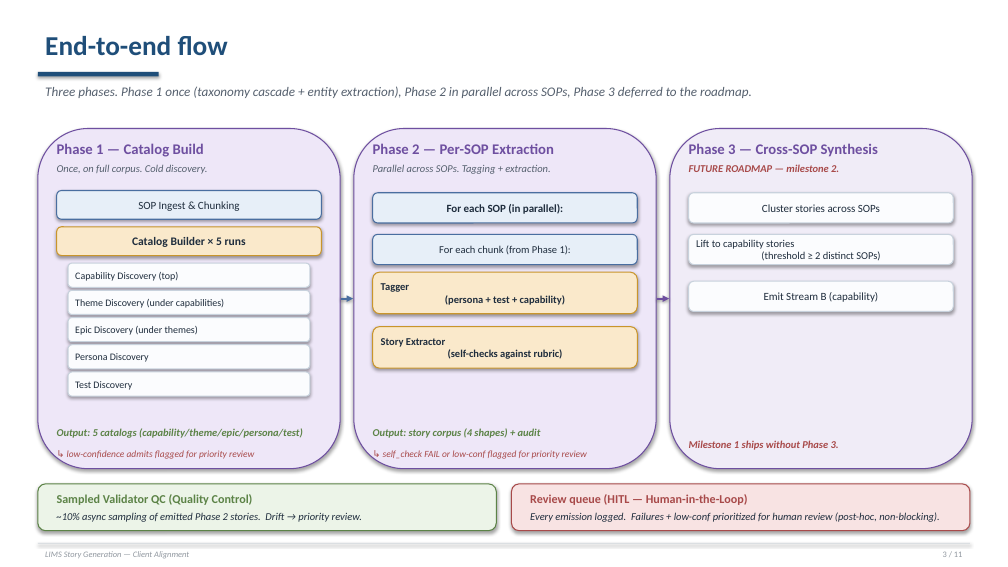
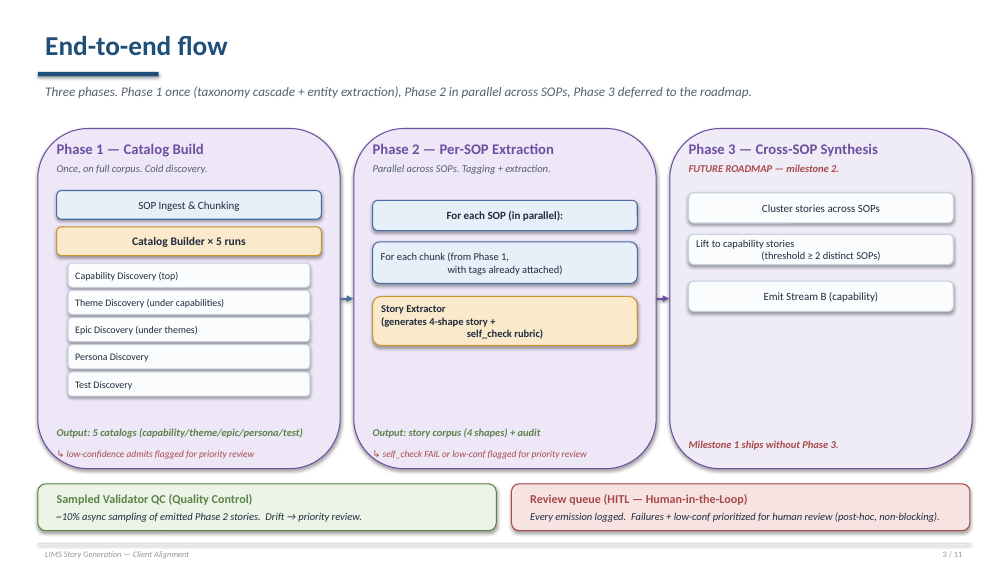
Before and after one commit to Rajneesh-Tiwari/LabReq_agent, a slide deck: slide 3 of client_alignment_deck_v2.pptx. Drawn at 1008x567 pixels with LibreOffice and Linux fonts; fonts in the diff are those of the drawing. Boxes give left, top, right and bottom in pixels: in the first picture for what was removed or moved away, otherwise in the second. Text is boxed around its words. In the diff, an @@ line names an element or a change of style, - is before the commit and + after.

```diff
--- a/client_alignment_deck_v2.pptx
+++ b/client_alignment_deck_v2.pptx
@@ rounded rectangle "For each SOP (in parallel):": place and size @@
-rounded rectangle "For each SOP (in parallel):" at (373,193,637,223)
+rounded rectangle "For each SOP (in parallel):" at (373,200,637,231)
@@ rounded rectangle "For each chunk (from Phase ...": place and size @@
-rounded rectangle "For each chunk (from Phase ..." at (373,234,637,265)
+rounded rectangle "For each chunk (from Phase ..." at (373,242,637,284)
@@ text in rounded rectangle at (381,252,562,275): text changed @@
-For each chunk (from Phase 1):
+For each chunk (from Phase 1,
+with tags already attached)
@@ rounded rectangle "Story Extractor (generates 4-shape story ...": place and size @@
-rounded rectangle "Story Extractor (generates 4-shape story ..." at (373,327,637,368)
+rounded rectangle "Story Extractor (generates 4-shape story ..." at (373,296,637,346)
@@ rounded rectangle removed at (373,272,637,314) @@
-Tagger
-(persona + test + capability)
@@ text in rounded rectangle at (381,305,543,339): text changed @@
-Story Extractor
-(self-checks against rubric)
+Story Extractor
+(generates 4-shape story +
+self_check rubric)
```
Also in this commit, not shown: 5 other slides changed, 1 other file.
